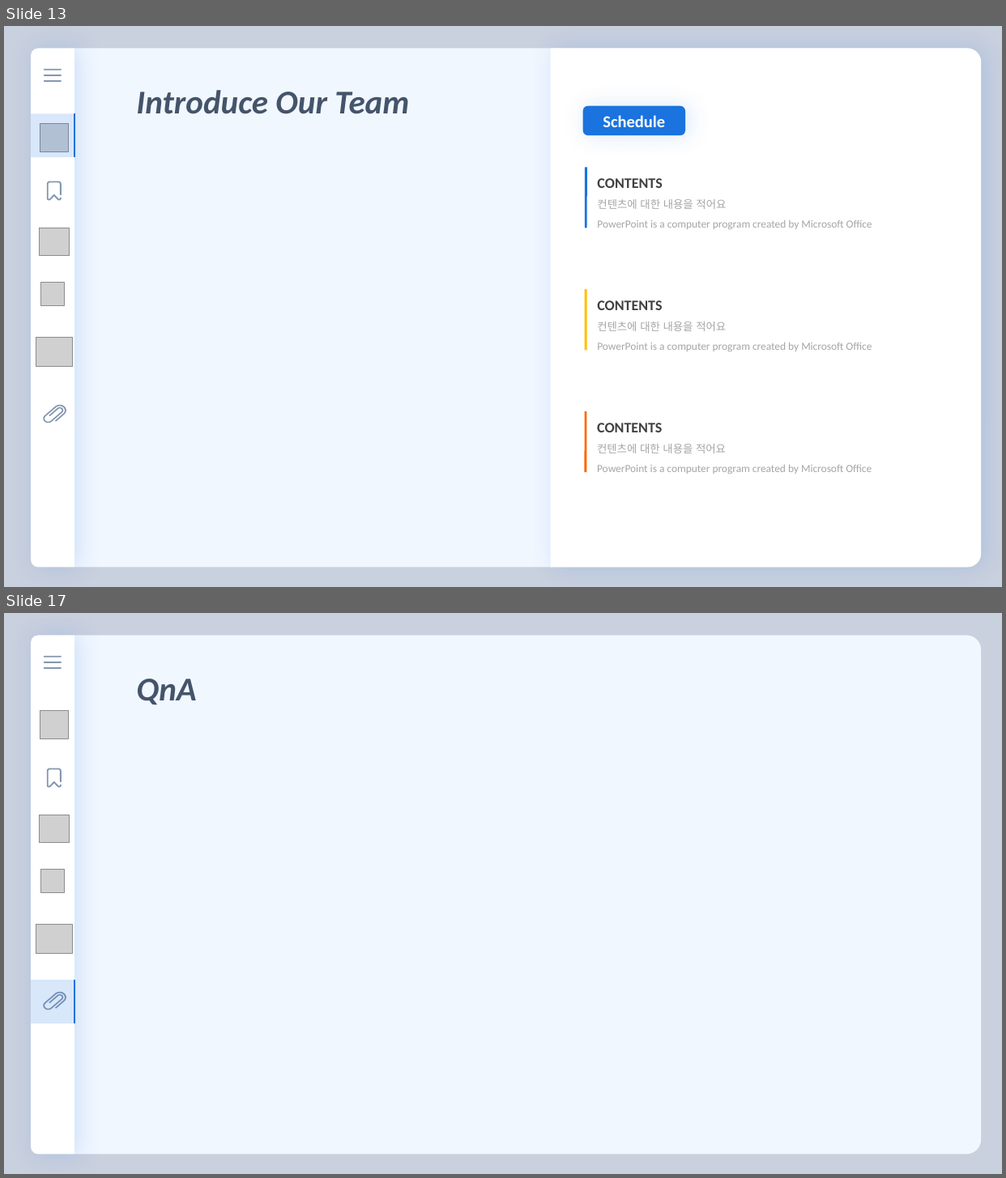
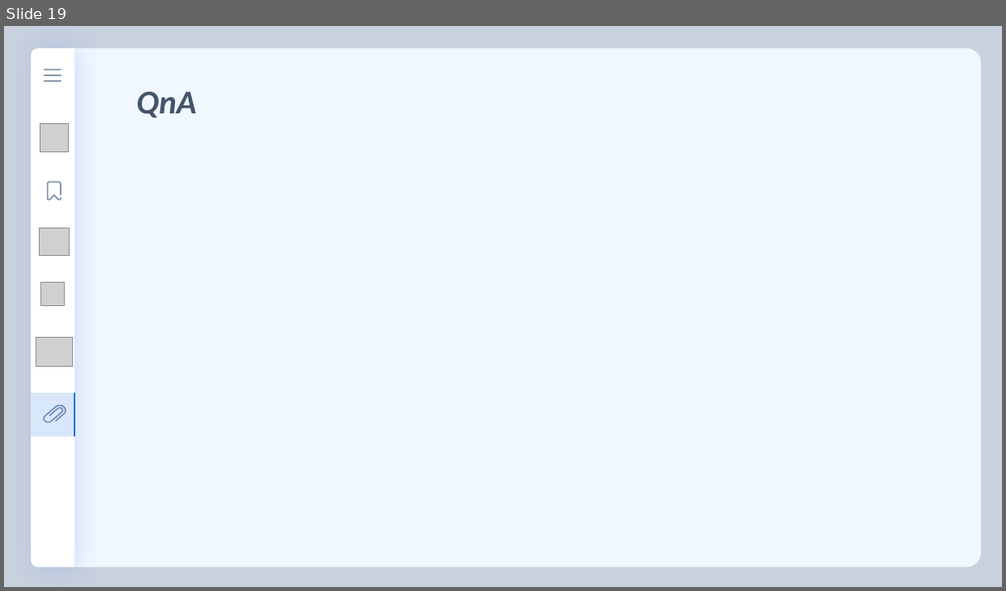
Before and after one commit to florentious/AutoGenerating_VariableName, a slide deck: Text/Presentation/presentation_ver0.2.pptm. Shown one above the other, each under a label of ours: slides 13 and 17 before the commit, slide 19 after it; the slides between them are not shown. The pictures are 1006x1178 and 1006x591 pixels, drawn with LibreOffice and Linux fonts; fonts in the diff are those of the drawing; grey boxes stand for pictures. Boxes give left, top, right and bottom in pixels: in the first picture for what was removed or moved away, otherwise in the second. Text is boxed around its words. In the diff, an @@ line names an element or a change of style, - is before the commit and + after.

```diff
--- a/Text/Presentation/presentation_ver0.2.pptm
+++ b/Text/Presentation/presentation_ver0.2.pptm
@@ slide 13 removed at [4,26,1002,587], background #C9D0DE @@
@@ round same rect removed at [74,49,982,568] @@
@@ round same rect removed at [551,48,982,568] @@
@@ text removed at [136,90,409,114] @@
-Introduce Our Team
@@ table removed at [31,113,74,157], 1 rows, 1 columns @@
-
@@ rounded rectangle removed at [582,106,685,135] @@
-Schedule
@@ line removed from (586, 168) to (586, 228) @@
@@ text removed at [597,178,872,229] @@
-CONTENTS
-컨텐츠에 대한 내용을 적어요
-PowerPoint is a computer program created by Microsoft Office
@@ line removed from (586, 289) to (586, 350) @@
@@ text removed at [597,301,872,352] @@
-CONTENTS
-컨텐츠에 대한 내용을 적어요
-PowerPoint is a computer program created by Microsoft Office
@@ group removed at [31,48,74,567]: 4 pictures, 3 rounded rectangles, 2 freeform shapes, 1 round same rect @@
@@ line removed from (586, 412) to (586, 473) @@
@@ text removed at [597,423,872,474] @@
-CONTENTS
-컨텐츠에 대한 내용을 적어요
-PowerPoint is a computer program created by Microsoft Office
@@ what was slide 17 is now slide 19 @@
```
Also in this commit, not shown: 9 slides changed, 8 slides added, 4 other slides removed, 1 other file.
